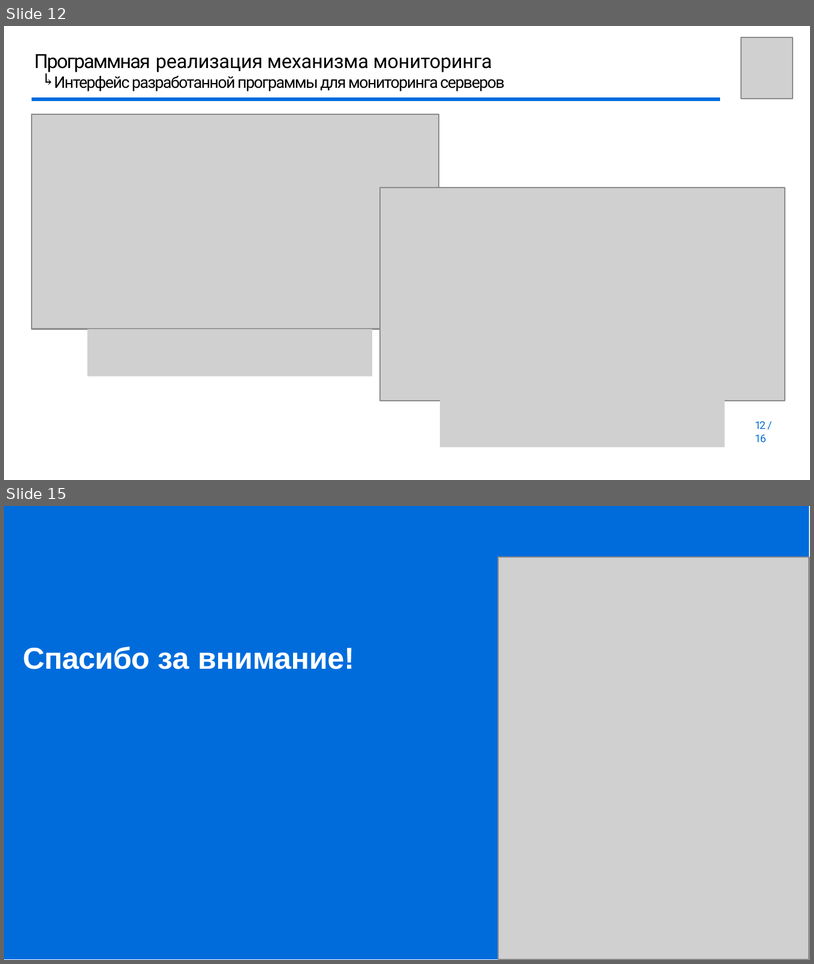
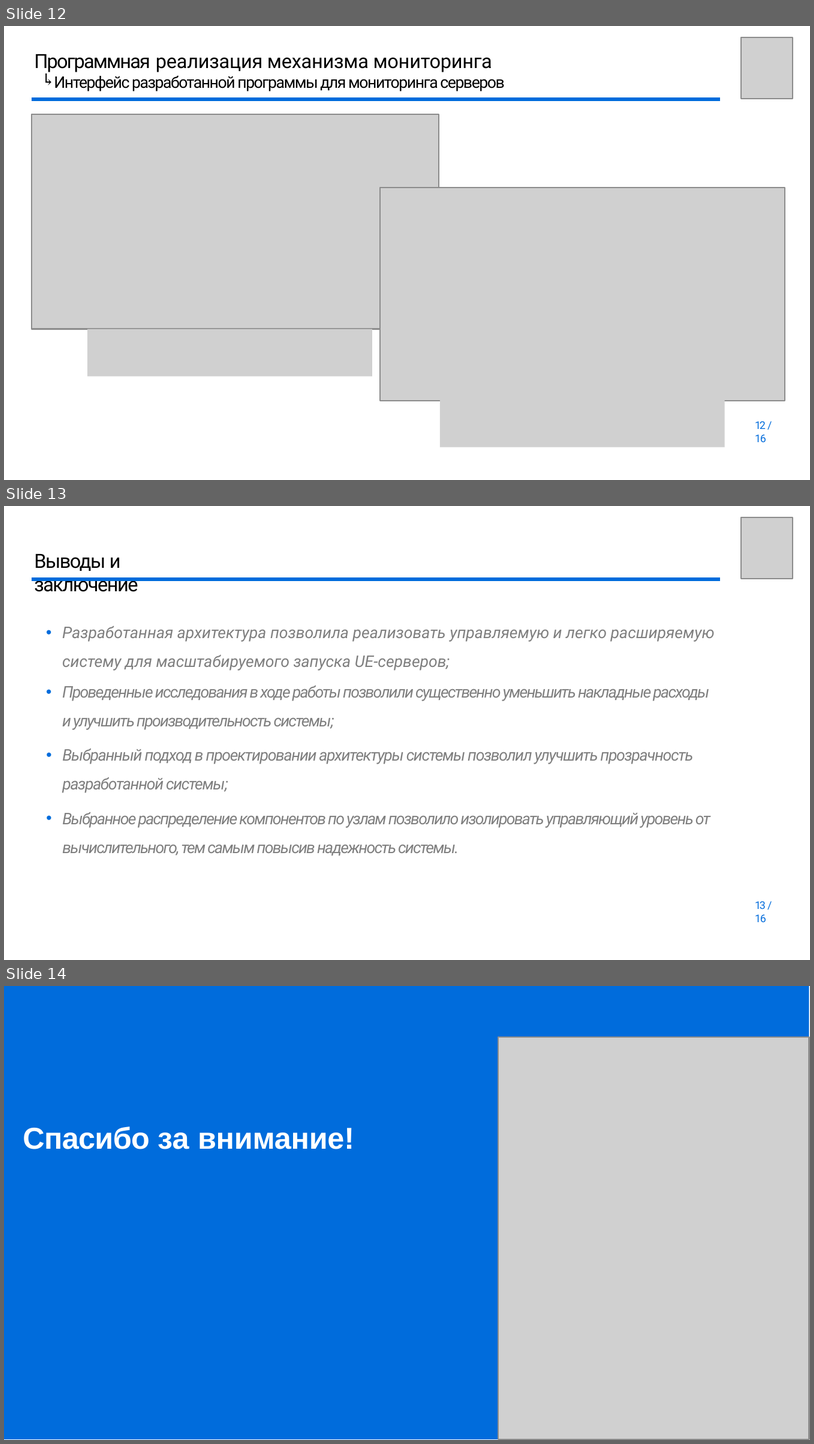
Before and after one commit to youngB0rrov/bmstu_doc, a slide deck: Master/Diploma/presentation/Презентация.pptx. Shown one above the other, each under a label of ours: slides 12 and 15 before the commit, slides 12, 13 and 14 after it; the slides between them are not shown. The pictures are 814x964 and 814x1444 pixels, drawn with LibreOffice and Linux fonts; fonts in the diff are those of the drawing; grey boxes stand for pictures; background and template pictures are left out. Boxes give left, top, right and bottom in pixels: in the first picture for what was removed or moved away, otherwise in the second. Text is boxed around its words. In the diff, an @@ line names an element or a change of style, - is before the commit and + after.

```diff
--- a/Master/Diploma/presentation/Презентация.pptx
+++ b/Master/Diploma/presentation/Презентация.pptx
@@ slide 13 added at (4,506,810,960), background #FFFFFF @@
@@ picture added at (741,517,792,579) @@
@@ title added at (34,554,138,592), 11 pt, text #000000 @@
+Выводы и заключение
@@ freeform shape added at (32,579,720,579), outline #006CDC 1.99 pt @@
@@ text added at (62,626,715,855), 9 pt, text #7F7F7F, italic @@
+• Разработанная архитектура позволила реализовать управляемую и легко расширяемую систему для масштабируемого запуска UE-серверов;
+• Проведенные исследования в ходе работы позволили существенно уменьшить накладные расходы и улучшить производительность системы;
+• Выбранный подход в проектировании архитектуры системы позволил улучшить прозрачность разработанной системы;
+• Выбранное распределение компонентов по узлам позволило изолировать управляющий уровень от вычислительного, тем самым повысив надежность системы.
@@ page number added at (755,901,767,922), 6 pt, text #006CDC @@
+13 / 16
@@ what was slide 15 is now slide 14 @@
```
Also in this commit, not shown: 6 slides changed, 1 other slide added, 3 slides removed, 1 other file.
